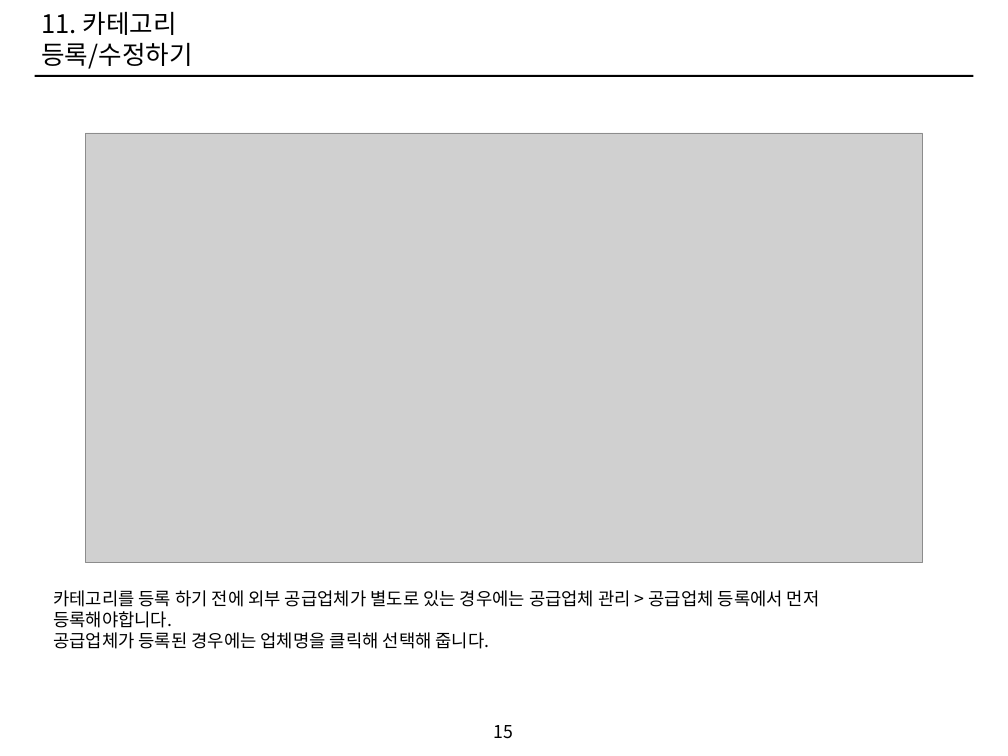
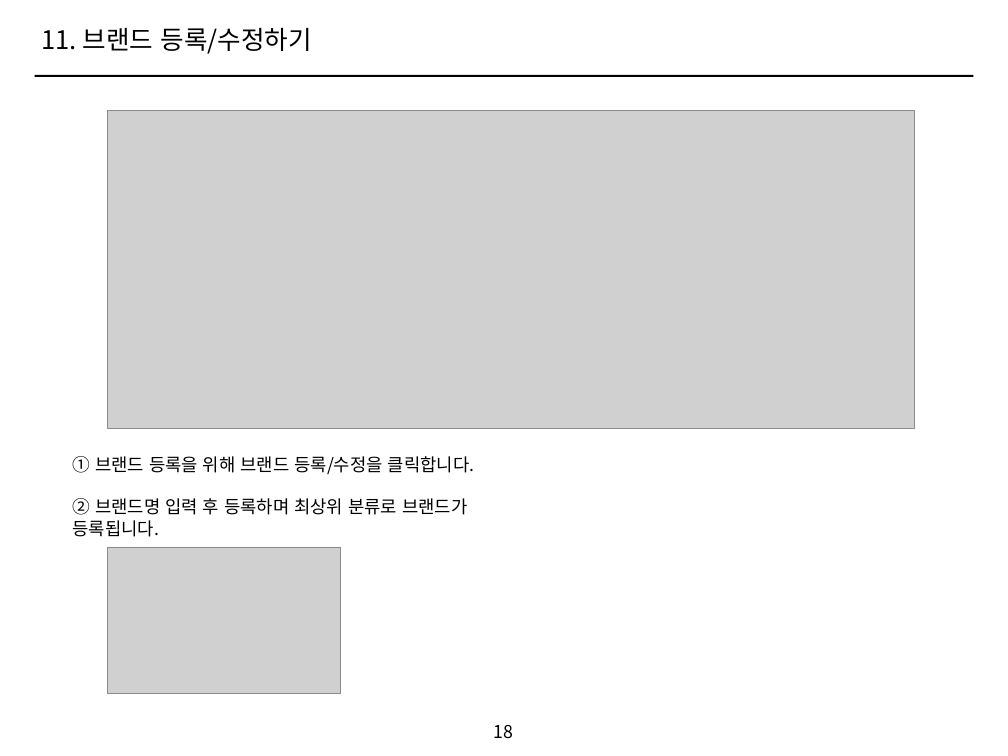
Before and after one commit to ethanjoh/SOHO-market, a slide deck: slide 18 of manual.pptx (slide 15 before the commit). Drawn at 1008x756 pixels with LibreOffice and Linux fonts; fonts in the diff are those of the drawing; grey boxes stand for pictures. Boxes give left, top, right and bottom in pixels: in the first picture for what was removed or moved away, otherwise in the second. Text is boxed around its words. In the diff, an @@ line names an element or a change of style, - is before the commit and + after.

Commit message:
상품 수정 및 매뉴얼 추가

```diff
--- a/manual.pptx
+++ b/manual.pptx
@@ text at (41,28,313,54): text changed @@
-11. 카테고리 등록/수정하기
+11. 브랜드 등록/수정하기
@@ picture: place and size @@
-picture at (86,133,923,563)
+picture at (108,110,915,428)
@@ text at (73,456,474,537): text changed @@
-카테고리를 등록 하기 전에 외부 공급업체가 별도로 있는 경우에는 공급업체 관리 > 공급업체 등록에서 먼저 등록해야합니다.
-공급업체가 등록된 경우에는 업체명을 클릭해 선택해 줍니다.
+① 브랜드 등록을 위해 브랜드 등록/수정을 클릭합니다.
+② 브랜드명 입력 후 등록하며 최상위 분류로 브랜드가 등록됩니다.
@@ picture added at (108,547,340,694) @@
@@ page number at (494,725,514,739): text changed @@
-15
+18
```
Also in this commit, not shown: 18 other slides changed, 6 slides added, 2 slides removed, 5 other files.
